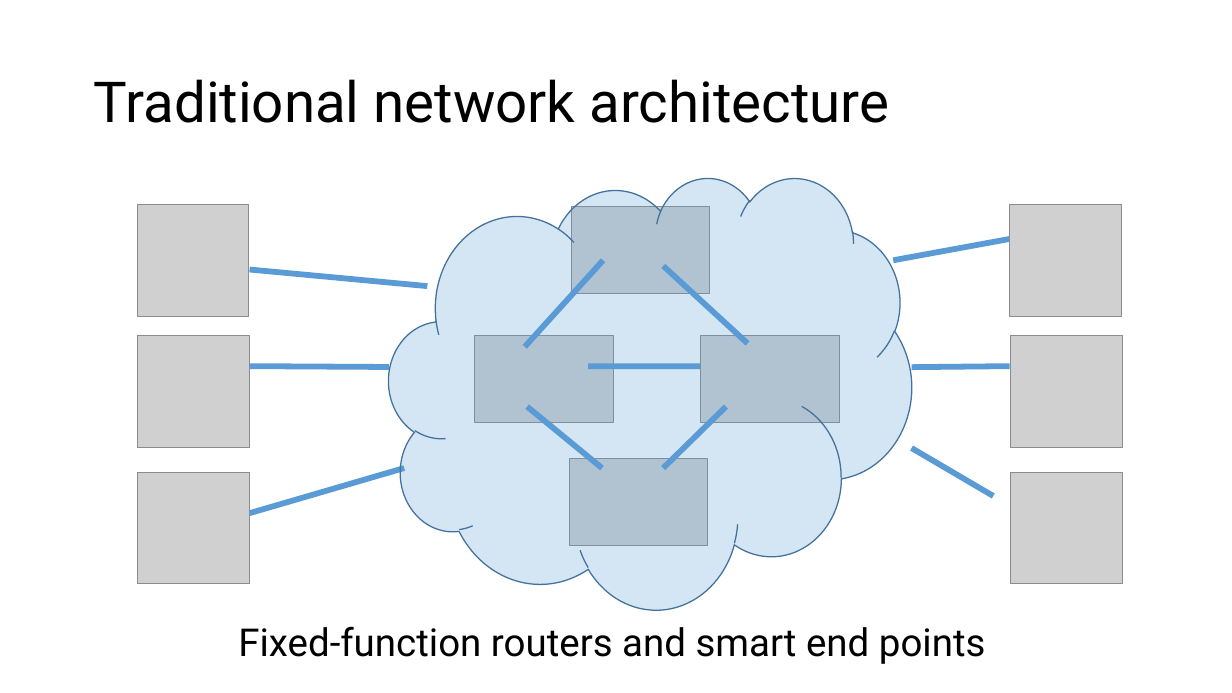
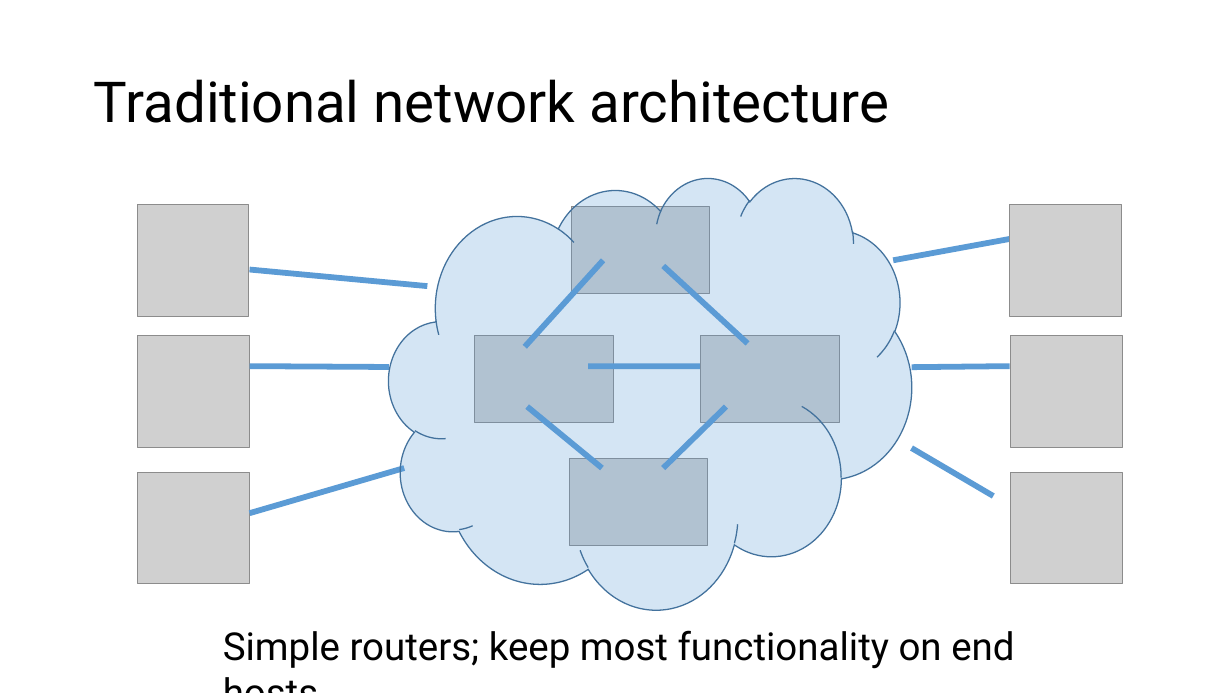
Before and after one commit to anirudhSK/pifo-domino-marple-ppts, a slide deck: slide 2 of uw_talk.pptx. Drawn at 1232x693 pixels with LibreOffice and Linux fonts; fonts in the diff are those of the drawing; grey boxes stand for pictures. Boxes give left, top, right and bottom in pixels: in the first picture for what was removed or moved away, otherwise in the second. Text is boxed around its words. In the diff, an @@ line names an element or a change of style, - is before the commit and + after.

```diff
--- a/uw_talk.pptx
+++ b/uw_talk.pptx
@@ text at [223,630,1014,669]: text changed @@
-Fixed-function routers and smart end points
+Simple routers; keep most functionality on end hosts
```
Also in this commit, not shown: 5 other slides changed, 6 slides added, 1 slide removed.
